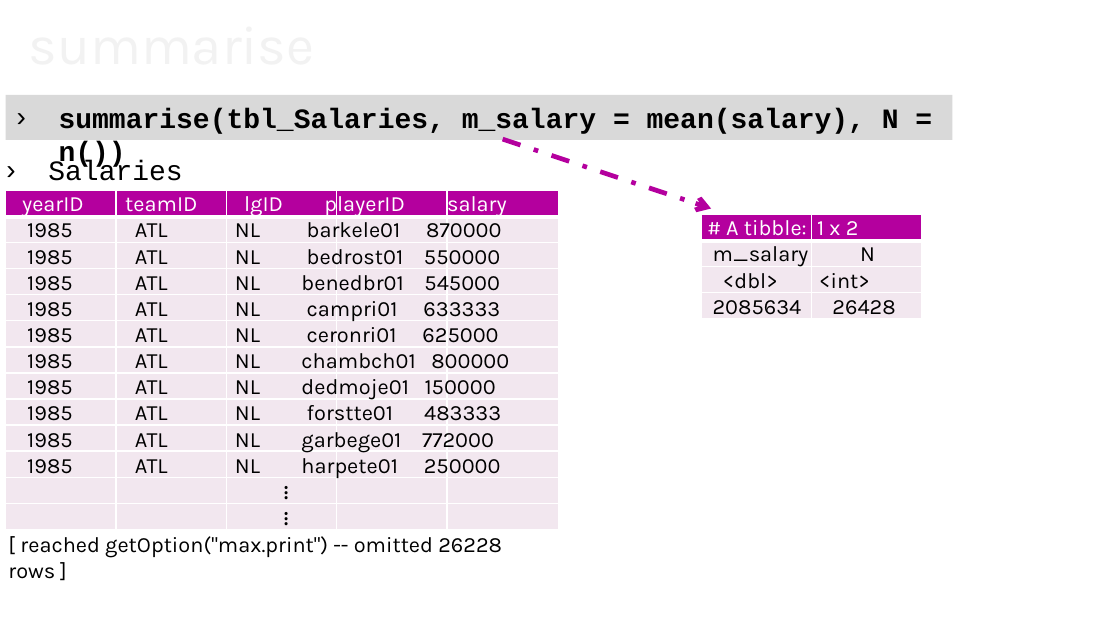
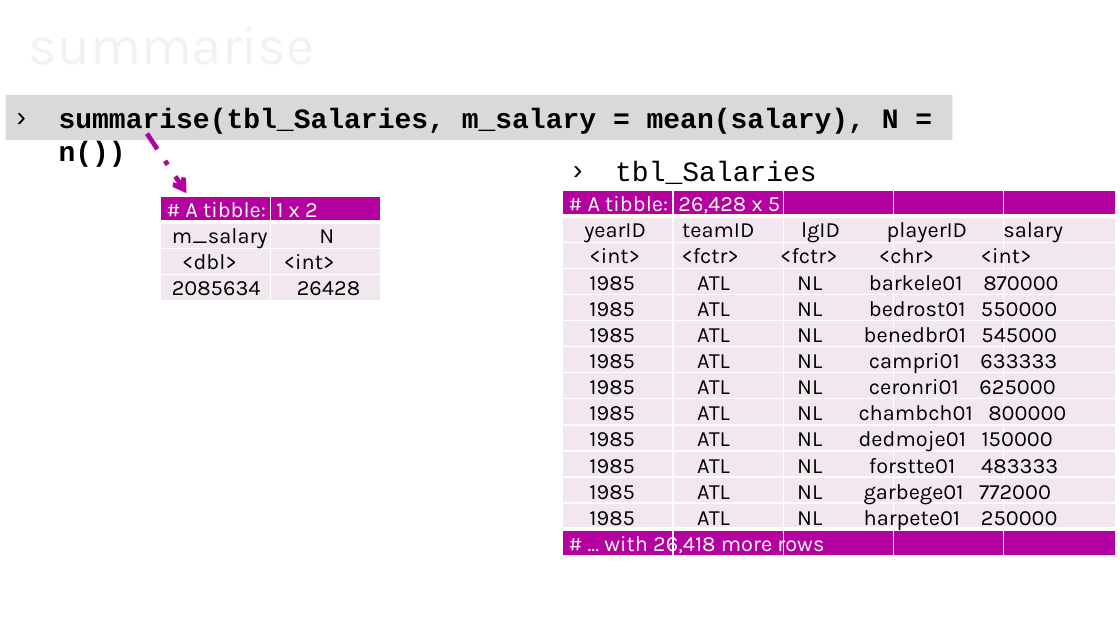
Before and after one commit to yinkaihsu/MSP-Lecture-R-Introduction, a slide deck: slide 11 of MSP_RIntoduction_IanHsu_20171025.pptx. Drawn at 1120x630 pixels with LibreOffice and Linux fonts; fonts in the diff are those of the drawing; background and template pictures are left out. Boxes give left, top, right and bottom in pixels: in the first picture for what was removed or moved away, otherwise in the second. Text is boxed around its words. In the diff, an @@ line names an element or a change of style, - is before the commit and + after.

```diff
--- a/MSP_RIntoduction_IanHsu_20171025.pptx
+++ b/MSP_RIntoduction_IanHsu_20171025.pptx
@@ arrow added from (147, 133) to (186, 193), #B4009E 3 pt dashed @@
@@ arrow removed from (503, 139) to (711, 208) @@
@@ text at (x1=615, y1=161, x2=817, y2=184): text changed @@
-› Salaries
+› tbl_Salaries
@@ text "# A tibble: 1 x ..." rewrapped from (x1=713, y1=220, x2=895, y2=315) to (x1=172, y1=202, x2=360, y2=296) @@
@@ table moved from (x1=701, y1=215, x2=921, y2=319) to (x1=160, y1=196, x2=380, y2=300) @@
@@ text "# A tibble: 26,428 x ..." moved from (x1=22, y1=191, x2=509, y2=478) to (x1=584, y1=196, x2=1066, y2=557) @@
@@ table at (x1=562, y1=190, x2=1113, y2=556) @@
+row 14:  |  |  |  | 
@@ table resized from (x1=6, y1=190, x2=557, y2=530) to (x1=562, y1=190, x2=1113, y2=556) @@
@@ text at (x1=588, y1=196, x2=780, y2=217): paragraph added @@
+# A tibble: 26,428 x 5
@@ text at (x1=584, y1=222, x2=1063, y2=243): text colour #FFFFFF to #000000 in "yearID teamID lgID playerID salary" @@
@@ text at (x1=589, y1=248, x2=1032, y2=264): paragraph added @@
+<int> <fctr> <fctr> <chr> <int>
@@ text removed at (x1=262, y1=474, x2=318, y2=507) @@
-…
@@ text removed at (x1=262, y1=501, x2=318, y2=534) @@
-…
@@ text removed at (x1=8, y1=536, x2=502, y2=579) @@
-[ reached getOption("max.print") -- omitted 26228 rows ]
@@ text at (x1=604, y1=531, x2=824, y2=557): paragraph added @@
+# ... with 26,418 more rows
```
Also in this commit, not shown: 7 other slides changed.
